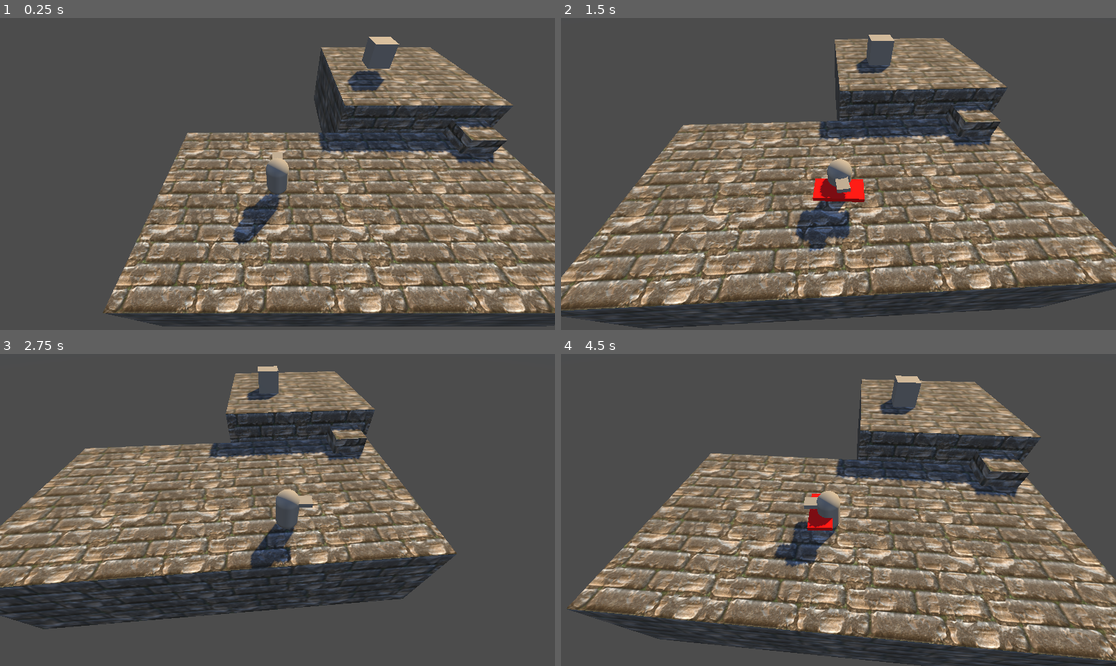
Above: before the commit, frames 1-4 (two rows, left to right).
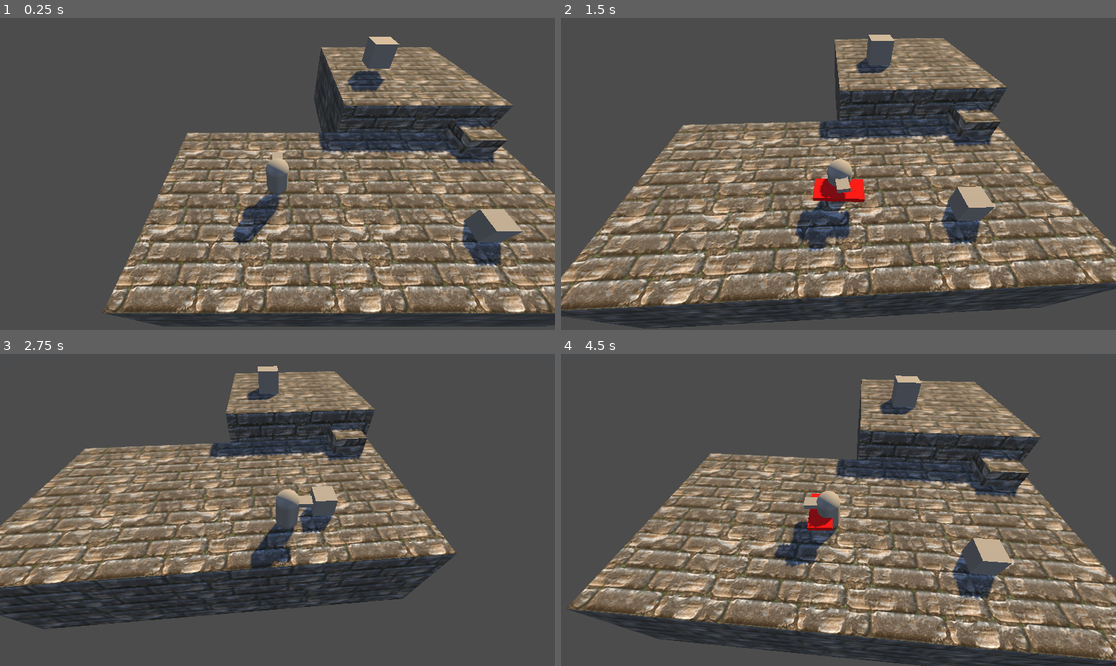
Above: after the commit, the same moments.

Repository: OmegaBaum/Punk_Pirates
Game: Godot game, scene res://Scenes/main.tscn
The game is run twice, just before and just after one commit, with the same random seed, the same clock (stepped at 60 frames per second) and the same inputs. A sky picture missing from this copy of the repository is replaced by a grey-blue gradient.
Inputs (mouse positions are in pixels of both pictures, inside the frame that each line leads up to):
- Up to frame 1 (0.25 s): no input
- Up to frame 2 (1.5 s): move the mouse to (960, 158) at 0.52 s; hold D (right) 0.53-1.28 s; click (960, 158) at 0.6 s; tap Space (jump) at 0.77 s; move the mouse to (727, 189) at 1.27 s; hold S (down) from 1.28 s (still down); click (727, 189) at 1.35 s
- Up to frame 3 (2.75 s): tap Space (jump) at 1.52 s; move the mouse to (333, 441) at 2.02 s; release S (down) at 2.03 s; hold D (right) from 2.03 s (still down); click (333, 441) at 2.1 s
- Up to frame 4 (4.5 s): move the mouse to (810, 572) at 2.77 s; release D (right) at 2.78 s; hold W (up) 2.78-3.53 s; click (810, 572) at 2.85 s; tap Space (jump) at 3.02, 3.77 s; move the mouse to (1005, 556) at 3.52 s; hold A (left) from 3.53 s (still down); click (1005, 556) at 3.6 s; move the mouse to (672, 463) at 4.27 s; click (672, 463) at 4.35 s

The runs differ from the first frame. In frame 1, 1.3% of the frame differs, in the area x 83-95%, y 61-80%; in frame 2, 1.2%; in frame 3, 0.7%; in frame 4, 1.4%, in the area x 70-82%, y 59-79%.

Commit message:
rename some things

Diff:
--- a/legal_simulator_1/Scenes/main.tscn
+++ b/legal_simulator_1/Scenes/main.tscn
@@ -1,9 +1,10 @@
-[gd_scene load_steps=22 format=3 uid="uid://btydx8d7os386"]
+[gd_scene load_steps=24 format=3 uid="uid://btydx8d7os386"]
 
 [ext_resource type="Script" path="res://scripts/player.gd" id="1_6qlxa"]
 [ext_resource type="Script" path="res://scripts/camera.gd" id="2_wauon"]
 [ext_resource type="Texture2D" uid="uid://bm1vench0uwnv" path="res://textures/Bricks_01-512x512.png" id="3_o766e"]
 [ext_resource type="Texture2D" uid="uid://b2tnugsngadad" path="res://textures/skyboxes/syferfontein_1d_clear_puresky.jpg" id="4_ec3yc"]
+[ext_resource type="Script" path="res://scripts/sensor.gd" id="5_kvicl"]
 
 [sub_resource type="CapsuleShape3D" id="CapsuleShape3D_8hcyo"]
 
@@ -82,6 +83,8 @@
 [sub_resource type="BoxShape3D" id="BoxShape3D_frlny"]
 size = Vector3(1.5, 1.5, 1.5)
 
+[sub_resource type="BoxMesh" id="BoxMesh_15x5n"]
+
 [node name="Node3D" type="Node3D"]
 
 [node name="Player" type="CharacterBody3D" parent="."]
@@ -153,7 +156,7 @@
 [node name="WorldEnvironment" type="WorldEnvironment" parent="."]
 environment = SubResource("Environment_lxbsm")
 
-[node name="CharacterBody3D" type="CharacterBody3D" parent="."]
+[node name="character" type="CharacterBody3D" parent="."]
 transform = Transform3D(1, 0, 0, 0, 1, 0, 0, 0, 1, 7, 4, 0)
 
 [node name="Box" type="RigidBody3D" parent="."]
@@ -165,3 +168,11 @@
 
 [node name="CollisionShape3D" type="CollisionShape3D" parent="Box"]
 shape = SubResource("BoxShape3D_frlny")
+
+[node name="Sensor" type="Node3D" parent="." node_paths=PackedStringArray("item_to_sense")]
+transform = Transform3D(1, 0, 0, 0, 1, 0, 0, 0, 1, 9, 3, 2)
+script = ExtResource("5_kvicl")
+item_to_sense = NodePath("../Box")
+
+[node name="MeshInstance3D" type="MeshInstance3D" parent="Sensor"]
+mesh = SubResource("BoxMesh_15x5n")
--- a/legal_simulator_1/objects/slice_projectile.tscn
+++ b/legal_simulator_1/objects/hurt_box.tscn
@@ -1,6 +1,6 @@
 [gd_scene load_steps=5 format=3 uid="uid://ckh7ac6ogicys"]
 
-[ext_resource type="Script" path="res://scripts/slice_projectile.gd" id="1_dmlyy"]
+[ext_resource type="Script" path="res://scripts/hurt_box.gd" id="1_jcyrc"]
 
 [sub_resource type="StandardMaterial3D" id="StandardMaterial3D_ags2d"]
 albedo_color = Color(1, 0, 0, 1)
@@ -12,10 +12,10 @@
 [sub_resource type="BoxShape3D" id="BoxShape3D_s2mgl"]
 size = Vector3(2, 0.2, 1)
 
-[node name="slice_projectile" type="Area3D"]
-collision_layer = 3
-collision_mask = 3
-script = ExtResource("1_dmlyy")
+[node name="HurtBox" type="Area3D"]
+collision_layer = 2
+collision_mask = 0
+script = ExtResource("1_jcyrc")
 
 [node name="MeshInstance3D" type="MeshInstance3D" parent="."]
 mesh = SubResource("BoxMesh_g7nqc")
--- a/legal_simulator_1/scripts/slice_projectile.gd
+++ b/legal_simulator_1/scripts/hurt_box.gd
@@ -1,5 +1,6 @@
 extends Area3D
 
+var leckeier = 5
 
 # Called when the node enters the scene tree for the first time.
 func _ready() -> void:
--- a/legal_simulator_1/scripts/player.gd
+++ b/legal_simulator_1/scripts/player.gd
@@ -5,7 +5,7 @@
 const JUMP_VELOCITY = 10
 const ROTATION_SPEED = 10
 
-var projectile = preload("res://objects/slice_projectile.tscn")
+var projectile = preload("res://objects/hurt_box.tscn")
 
 @onready var mesh = $MeshInstance3D
 @onready var camera = $"../Camera/Camera3D"
--- /dev/null
+++ b/legal_simulator_1/scripts/sensor.gd
@@ -0,0 +1,23 @@
+extends Node3D
+
+@export var item_to_sense = Node3D
+@export var distance = 5.0
+
+var is_active = false
+
+# Called when the node enters the scene tree for the first time.
+func _ready() -> void:
+	pass # Replace with function body.
+
+
+# Called every frame. 'delta' is the elapsed time since the previous frame.
+func _process(delta: float) -> void:
+	if (position.distance_to(item_to_sense.position) < distance):
+		if !is_active:
+			action()
+	else:
+		if is_active:
+			is_active = false
+func action():
+	is_active = true
+	print("eier lecken")
